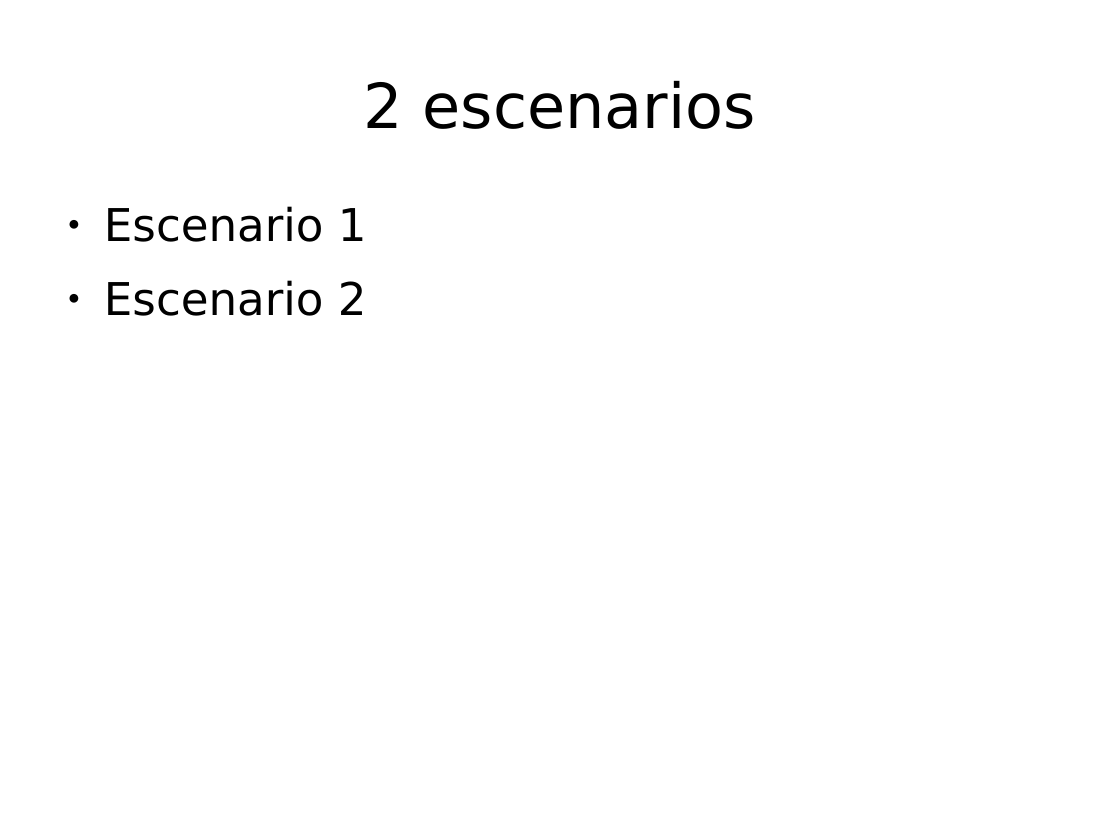
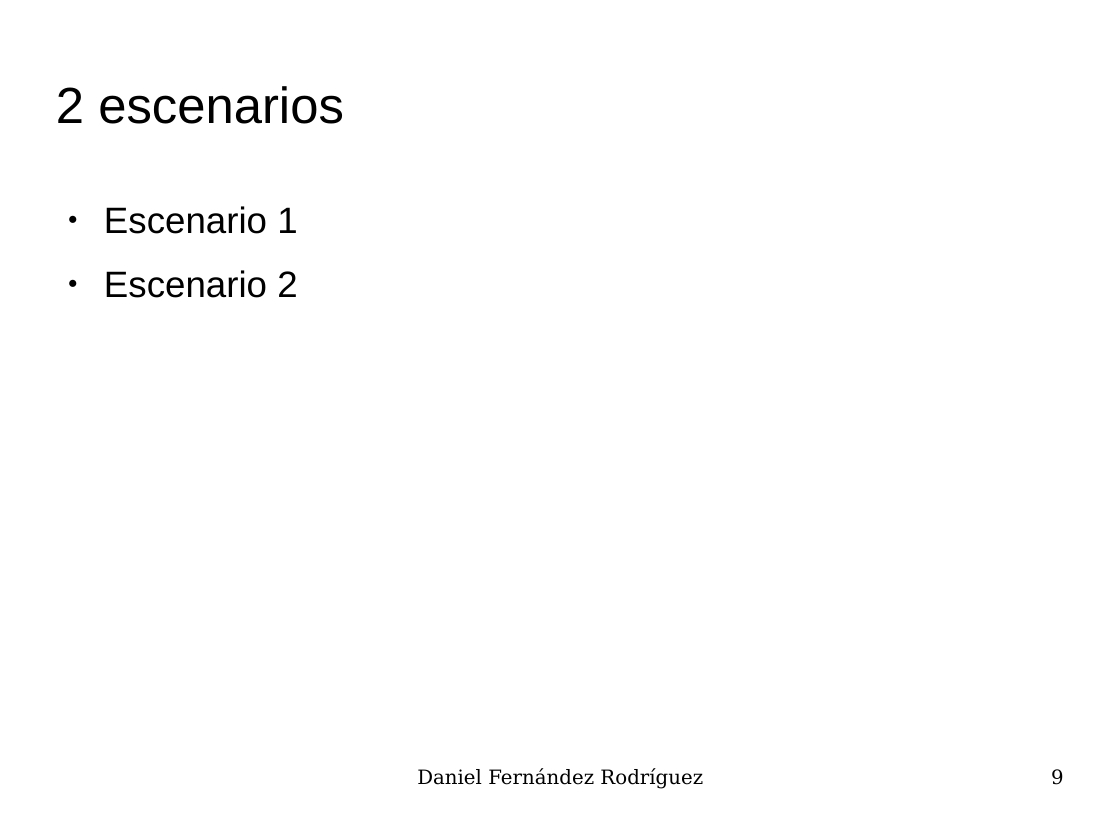
Before and after one commit to UO180222/tfg, a slide deck: slide 9 of docs/presentacion.odp (slide 7 before the commit). Drawn at 1120x840 pixels with LibreOffice and Linux fonts; fonts in the diff are those of the drawing; background and template pictures are left out. Boxes give left, top, right and bottom in pixels: in the first picture for what was removed or moved away, otherwise in the second. Text is boxed around its words. In the diff, an @@ line names an element or a change of style, - is before the commit and + after.

```diff
--- a/docs/presentacion.odp
+++ b/docs/presentacion.odp
@@ title "2 escenarios" at [56, 86, 344, 124]: size 44 to 36 pt, font DejaVu Sans to Arial; alignment centre to left @@
@@ text "Escenario 1" at [104, 206, 297, 298]: size 32 to 26 pt, font DejaVu Sans to Arial @@
@@ text added at [417, 769, 703, 789], 14 pt, text #000000 @@
+Daniel Fernández Rodríguez
@@ page number added at [1051, 769, 1064, 785], 14 pt, text #000000 @@
+9
```
Also in this commit, not shown: 8 other slides changed, 4 slides added, 1 slide removed, 1 other file.
